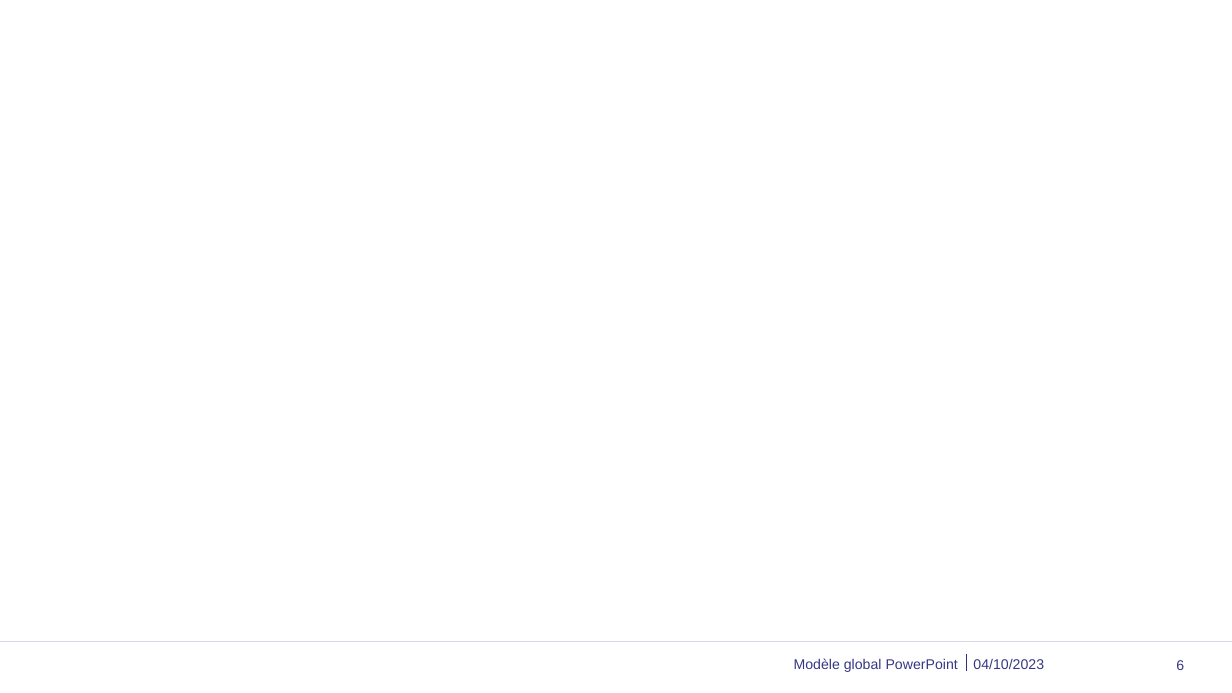
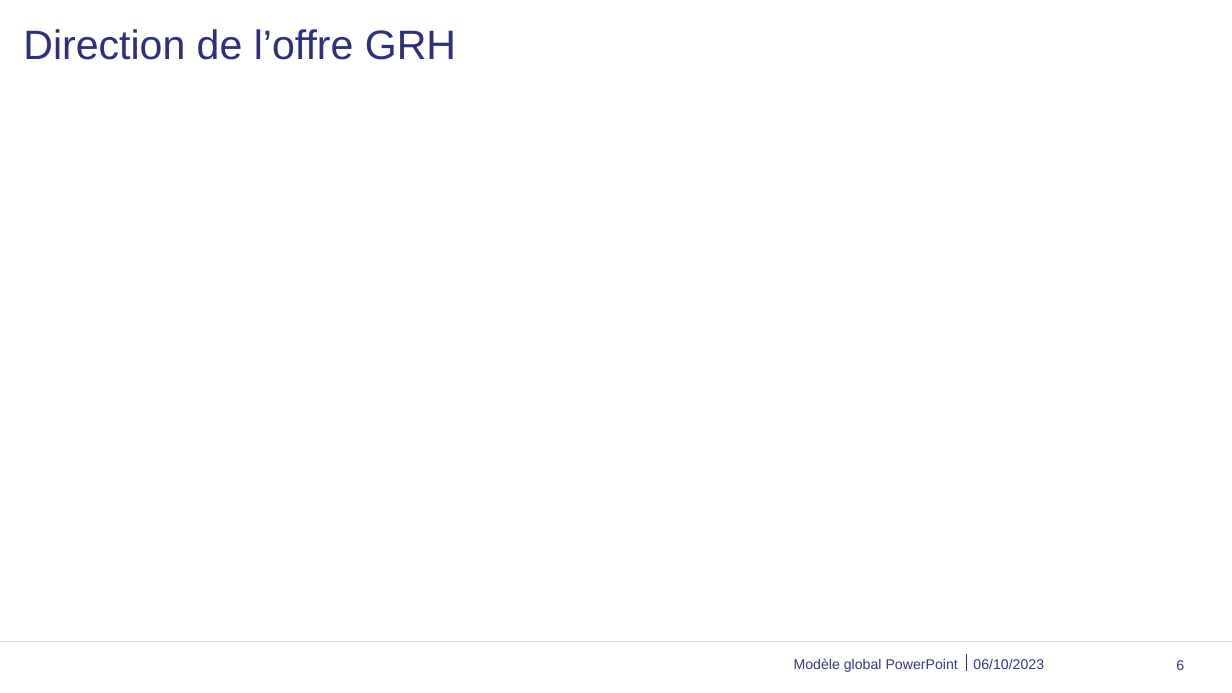
Before and after one commit to PierrePac/miphi, a slide deck: slide 6 of Annexe/Dossier/Présentation1.pptx. Drawn at 1232x693 pixels with LibreOffice and Linux fonts; fonts in the diff are those of the drawing; background and template pictures are left out. Boxes give left, top, right and bottom in pixels: in the first picture for what was removed or moved away, otherwise in the second. Text is boxed around its words. In the diff, an @@ line names an element or a change of style, - is before the commit and + after.

```diff
--- a/Annexe/Dossier/Présentation1.pptx
+++ b/Annexe/Dossier/Présentation1.pptx
@@ title added at bbox=[23, 29, 456, 60], 32 pt, text #2B307F @@
+Direction de l’offre GRH
@@ text at bbox=[973, 659, 1044, 669]: text changed @@
-04/10/2023
+06/10/2023
```
Also in this commit, not shown: 37 other slides changed, 3 slides added, 3 slides removed, 7 other files.
